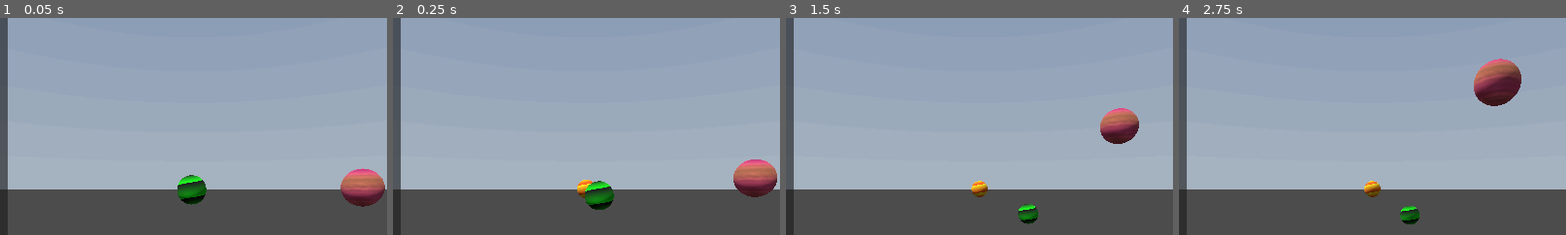
Above: before the commit, frames 1-4 (left to right).
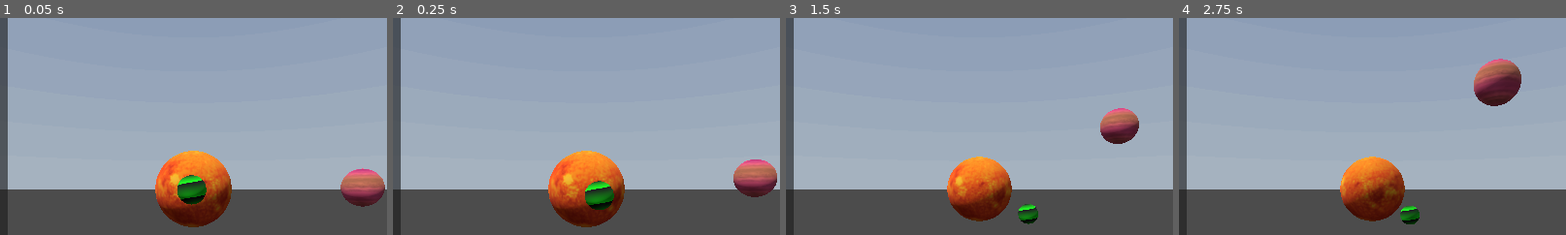
Above: after the commit, the same moments.

Repository: canhotuctor/skylab
Game: Godot game, scene res://gravity_test.tscn
Two runs of this game, one before a commit and one after it. Both use one fixed random seed, a clock stepped at 60 frames per second and the inputs below. A sky picture missing from this copy of the repository is replaced by a grey-blue gradient.
Inputs (mouse positions are % of the whole screen's width and height, from its top left):
- Up to frame 1 (0.05 s): no input
- Up to frame 2 (0.25 s): no input
- Up to frame 3 (1.5 s): click (13, 2) at 0.52 s; type "Alex" at 0.6 s; move the mouse to (72, 45) at 1.27 s; hold Right (ui_right) from 1.28 s (still down); tap Mouse wheel down (scroll_down) at 1.35 s; click (72, 45) at 1.42 s
- Up to frame 4 (2.75 s): release Right (ui_right) at 2 s; click "Pause" at 2 s
The pictures show only the part of the screen within x 25-75%, y 11-61%; the shares and areas given below are measured in that part.

The runs differ from the first frame. In frame 1, 4.6% of the frame differs, in the area x 40-60%, y 61-97%; in frame 2, 4.6%; in frame 3, 3.9%; in frame 4, 3.8%.

Commit message:
gubigubi

Diff:
--- a/gravity_test.tscn
+++ b/gravity_test.tscn
@@ -12,9 +12,12 @@
 [ext_resource type="Script" path="res://Gravity Object/AnalyticPause.gd" id="10_w81p2"]
 [ext_resource type="PackedScene" uid="uid://cpomwl56g8js4" path="res://SaveAndLoad/SaveAndLoad.tscn" id="11_1rkaj"]
 
-[sub_resource type="SphereMesh" id="SphereMesh_lu7dq"]
+[sub_resource type="SphereMesh" id="SphereMesh_24t8t"]
+radius = 2.0
+height = 4.0
 
 [sub_resource type="SphereShape3D" id="SphereShape3D_umsgl"]
+radius = 2.0
 
 [sub_resource type="SphereMesh" id="SphereMesh_1vphk"]
 
@@ -47,7 +50,7 @@
 
 [node name="MeshInstance3D" type="MeshInstance3D" parent="GravityObject"]
 material_override = ExtResource("3_43uye")
-mesh = SubResource("SphereMesh_lu7dq")
+mesh = SubResource("SphereMesh_24t8t")
 
 [node name="CollisionShape3D" type="CollisionShape3D" parent="GravityObject"]
 shape = SubResource("SphereShape3D_umsgl")
--- a/media/centerShader.tres
+++ b/media/centerShader.tres
@@ -1,16 +1,10 @@
-[gd_resource type="StandardMaterial3D" load_steps=3 format=3 uid="uid://cqrx88mgexy55"]
+[gd_resource type="StandardMaterial3D" load_steps=2 format=3 uid="uid://cqrx88mgexy55"]
 
-[sub_resource type="Gradient" id="Gradient_1wx8r"]
-colors = PackedColorArray(1, 0.301961, 0, 1, 1, 0.92549, 0, 1)
-
-[sub_resource type="GradientTexture2D" id="GradientTexture2D_or5bc"]
-gradient = SubResource("Gradient_1wx8r")
-width = 256
-height = 256
-use_hdr = true
-fill_from = Vector2(0.1, 0.3)
-fill_to = Vector2(0, 0)
-repeat = 1
+[ext_resource type="Texture2D" uid="uid://o45g13wo0h7x" path="res://media/sun.jpg" id="1_pwyhr"]
 
 [resource]
-albedo_texture = SubResource("GradientTexture2D_or5bc")
+albedo_color = Color(0.992157, 0.72549, 0.176471, 1)
+albedo_texture = ExtResource("1_pwyhr")
+emission = Color(0.568627, 0.290196, 0.0431373, 1)
+emission_energy_multiplier = 0.28
+emission_texture = ExtResource("1_pwyhr")
Not shown: 1 places in gravity_test.tscn that only renumber resources
